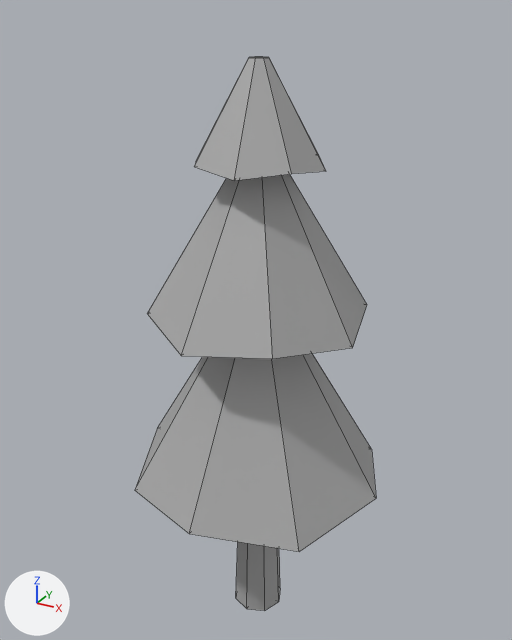
An edit to the FBX model Wizard Tennis/Assets/Models/V2/treeModel.fbx, drawn before and after from the same camera.
Both versions are drawn from a camera (50 mm lens) standing at (3.96, -7.26, 8.18) and looking at (-0.13, 0.17, 4.46). The axes (+X, +Y, +Z) are drawn at lower left. The lights are the same throughout. The older version comes first. Mesh edges are drawn as thin lines. Where no turn or scale is listed for an object, it has been applied to the vertices.
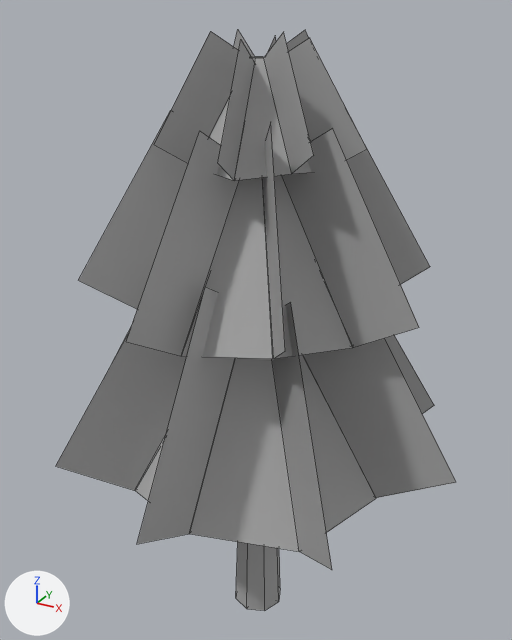
Patch to the scene script:
```diff
--- a/Wizard Tennis/Assets/Models/V2/treeModel.fbx.py
+++ b/Wizard Tennis/Assets/Models/V2/treeModel.fbx.py
@@ me_mesh_001_1 @@
+me_mesh_001_1.from_pydata(...)  # 32 vertices, 8 faces; spans x -2.15..2.15, y -2.15..2.15, z -1.28..1.28
+me_mesh_001_1.materials.append(mat_standardsurface1)  # grey #aaaaaa
@@ me_mesh_002_1 @@
+me_mesh_002_1.from_pydata(...)  # 32 vertices, 8 faces; spans x -1.23..1.23, y -1.23..1.23, z -0.76..0.7
+me_mesh_002_1.materials.append(mat_standardsurface1)  # grey #aaaaaa
@@ me_mesh_009 @@
+me_mesh_009.from_pydata(...)  # 18 vertices, 24 faces; spans x -0.79..0.79, y -0.79..0.79, z 6.5..7.69
+me_mesh_009.materials.append(mat_standardsurface1)  # grey #aaaaaa
@@ me_mesh_1 @@
+me_mesh_1.from_pydata(...)  # 32 vertices, 8 faces; spans x -2.68..2.68, y -2.68..2.68, z -1.57..1.57
+me_mesh_1.materials.append(mat_standardsurface1)  # grey #aaaaaa
@@ ob_pcylinder5 @@
-ob_pcylinder5 = bpy.data.objects.new('pCylinder5', me_mesh_006)
+ob_pcylinder5 = bpy.data.objects.new('pCylinder5', None)
 ob_pcylinder5.parent = ob_tree
@@ ob_polysurface19 @@
+ob_polysurface19 = bpy.data.objects.new('polySurface19', me_mesh_001_1)
+ob_polysurface19.location = (0.0, 0.0, 5.86)
@@ ob_polysurface18 @@
+ob_polysurface18 = bpy.data.objects.new('polySurface18', me_mesh_002_1)
+ob_polysurface18.location = (0.0, 0.0, 7.26)
@@ ob_polysurface4 @@
+ob_polysurface4 = bpy.data.objects.new('polySurface4', me_mesh_009)
+ob_polysurface4.location = (0.0, 0.0, 0.0)
@@ ob_polysurface20 @@
+ob_polysurface20 = bpy.data.objects.new('polySurface20', me_mesh_1)
+ob_polysurface20.location = (0.0, 0.0, 3.85)
```

Boxes (x1, y1, x2, y2) around the edits, measured in the pictures (512 x 640 px):
'polySurface20', added: after (56, 287, 456, 570)
'polySurface19', added: after (78, 110, 430, 358)
'polySurface18', added: after (154, 29, 367, 180)
'pCylinder5', no longer drawn: before (194, 57, 326, 181)
'polySurface4', added: after (209, 57, 311, 181)
